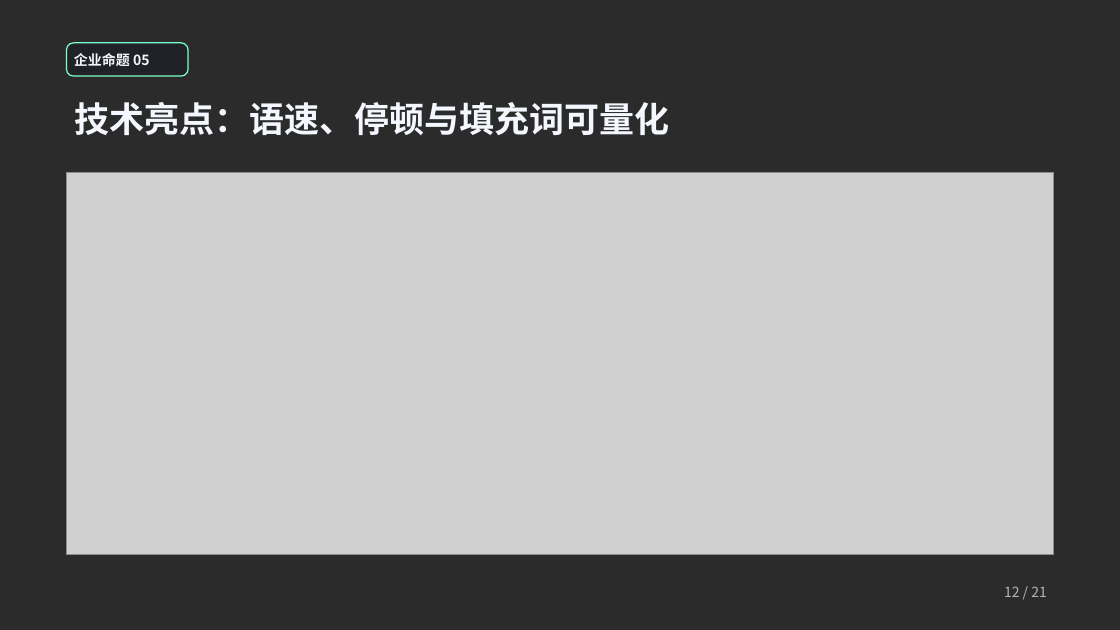
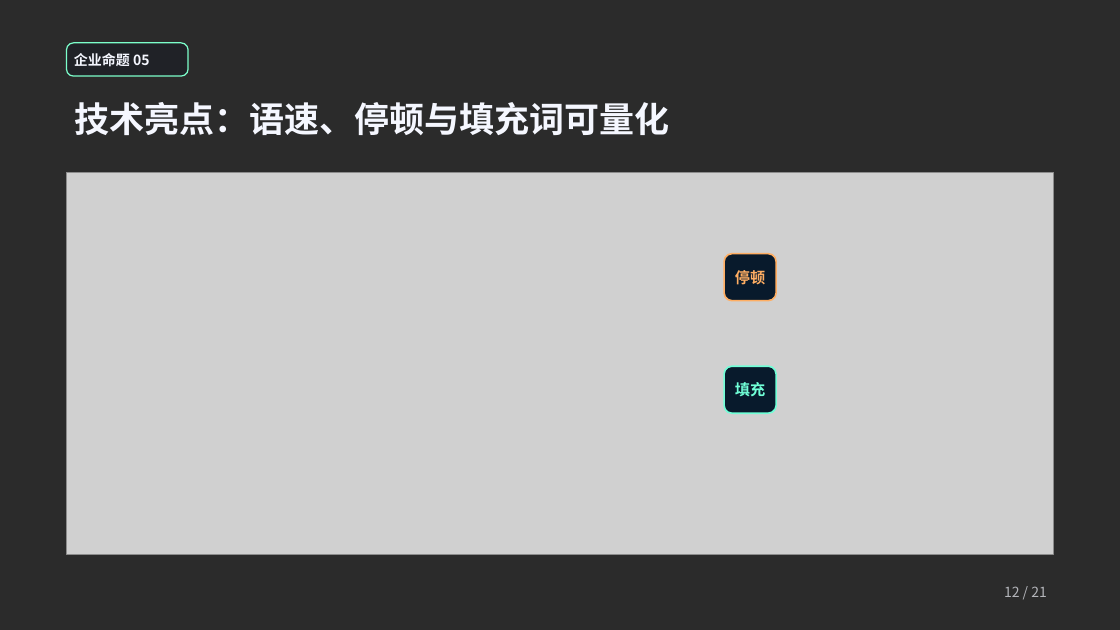
Before and after one commit to a1610064859-beep/ai_interview_hub, a slide deck: slide 12 of deliverables/项目验收汇报_审查修订版_箭头修复版.pptx. Drawn at 1120x630 pixels with LibreOffice and Linux fonts; fonts in the diff are those of the drawing; grey boxes stand for pictures; background and template pictures are left out; a plain dark background stands for a picture behind light text. Boxes give left, top, right and bottom in pixels: in the first picture for what was removed or moved away, otherwise in the second. Text is boxed around its words. In the diff, an @@ line names an element or a change of style, - is before the commit and + after.

```diff
--- a/deliverables/项目验收汇报_审查修订版_箭头修复版.pptx
+++ b/deliverables/项目验收汇报_审查修订版_箭头修复版.pptx
@@ rounded rectangle added at (x1=724, y1=254, x2=776, y2=301), fill #081A2C, outline #FFAE63 1.4 pt, 13 pt, text #FFAE63, bold @@
+停顿
@@ rounded rectangle added at (x1=724, y1=366, x2=776, y2=413), fill #081A2C, outline #71FFD7 1.4 pt, 13 pt, text #71FFD7, bold @@
+填充
```
Also in this commit, not shown: 3 other slides changed, 1 other file.
